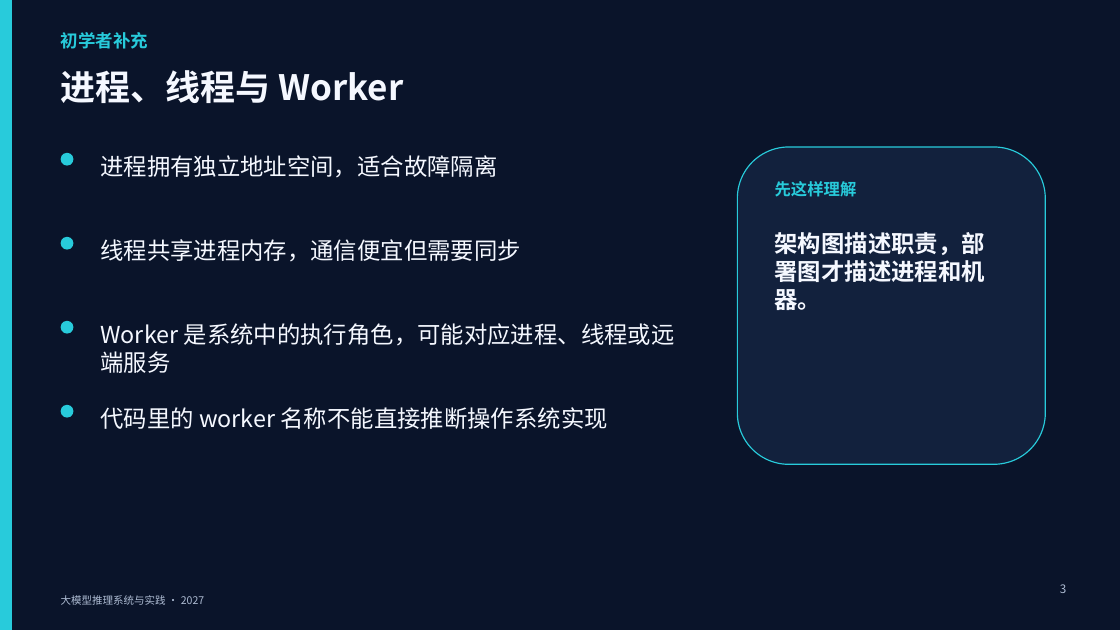
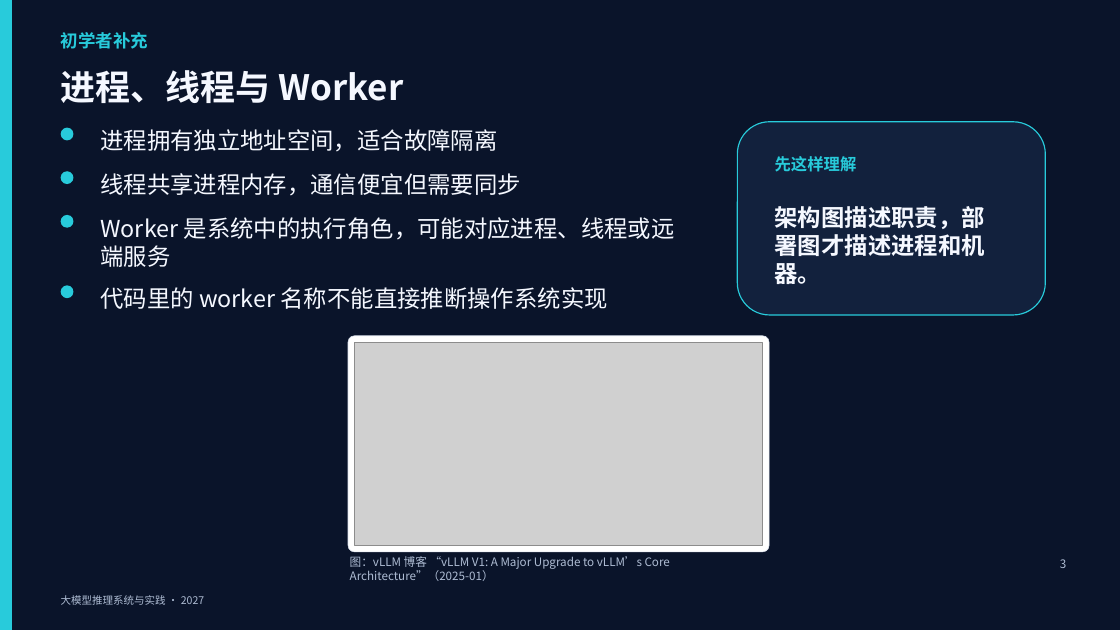
Before and after one commit to vLLM-HUST/intro-to-llm-inference-engines, a slide deck: slide 3 of build/slides/2027/lectures-8-pptx/第05讲_推理系统架构与代码阅读.pptx. Drawn at 1120x630 pixels with LibreOffice and Linux fonts; fonts in the diff are those of the drawing; grey boxes stand for pictures. Boxes give left, top, right and bottom in pixels: in the first picture for what was removed or moved away, otherwise in the second. Text is boxed around its words. In the diff, an @@ line names an element or a change of style, - is before the commit and + after.

```diff
--- a/build/slides/2027/lectures-8-pptx/第05讲_推理系统架构与代码阅读.pptx
+++ b/build/slides/2027/lectures-8-pptx/第05讲_推理系统架构与代码阅读.pptx
@@ rounded rectangle: place and size @@
-rounded rectangle at (738,147,1046,465)
+rounded rectangle at (738,122,1046,315)
@@ ellipse: place and size @@
-ellipse at (60,237,73,250)
+ellipse at (60,171,73,184)
@@ text "线程共享进程内存，通信便宜但需要同步": place and size @@
-text "线程共享进程内存，通信便宜但需要同步" at (100,239,521,262)
+text "线程共享进程内存，通信便宜但需要同步" at (100,173,521,196)
@@ text "Worker 是系统中的执行角色，可能对应进程、线程或远端服务": place and size @@
-text "Worker 是系统中的执行角色，可能对应进程、线程或远端服务" at (100,323,675,373)
+text "Worker 是系统中的执行角色，可能对应进程、线程或远端服务" at (100,217,675,267)
@@ ellipse: place and size @@
-ellipse at (60,321,73,334)
+ellipse at (60,215,73,228)
@@ ellipse: place and size @@
-ellipse at (60,405,73,418)
+ellipse at (60,286,73,298)
@@ text "代码里的 worker 名称不能直接推断操作系统实现": place and size @@
-text "代码里的 worker 名称不能直接推断操作系统实现" at (100,407,608,429)
+text "代码里的 worker 名称不能直接推断操作系统实现" at (100,287,608,309)
@@ rounded rectangle added at (348,336,769,552), fill #FFFFFF, outline #DDE3EE 0.5 pt @@
@@ picture added at (355,343,762,545) @@
@@ text added at (350,556,670,581), 10 pt, text #AEBCD3 @@
+图：vLLM 博客 “vLLM V1: A Major Upgrade to vLLM’s Core Architecture”（2025-01）
@@ 4 texts, 1 ellipse, 1 rectangle: place and size @@
-4 texts, 1 ellipse, 1 rectangle at (60,153,1075,609)
+4 texts, 1 ellipse, 1 rectangle at (60,128,1075,584)
```
Also in this commit, not shown: 10 other slides changed, 5 other files.
